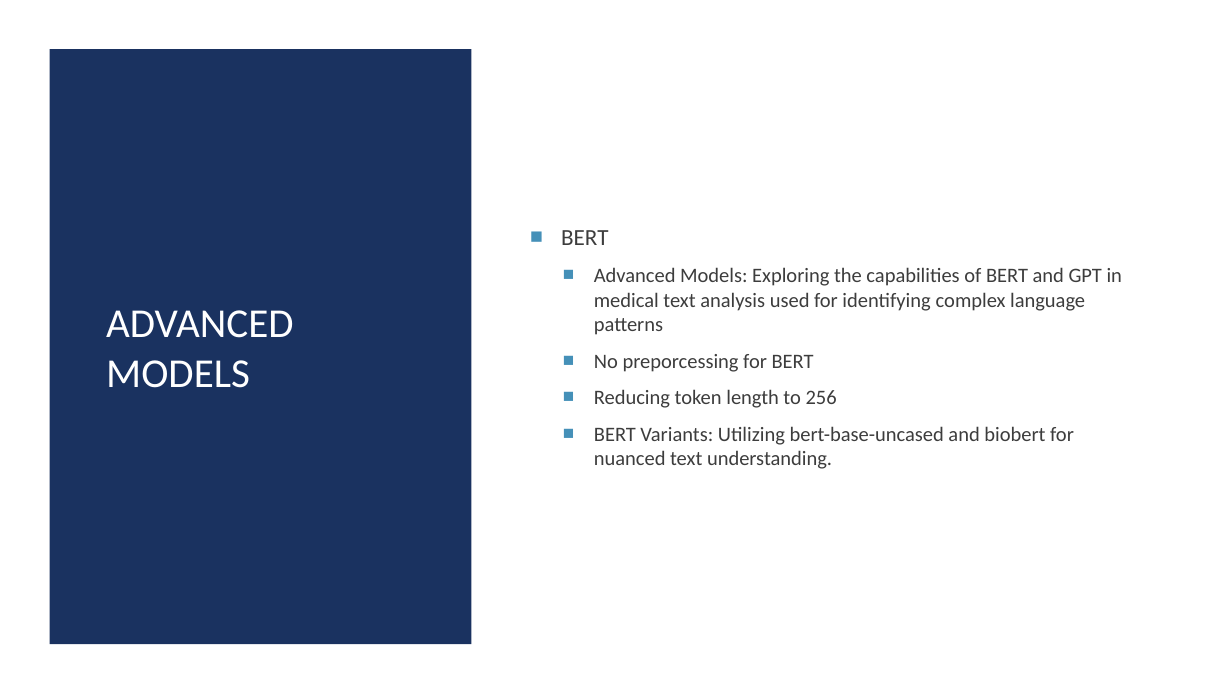
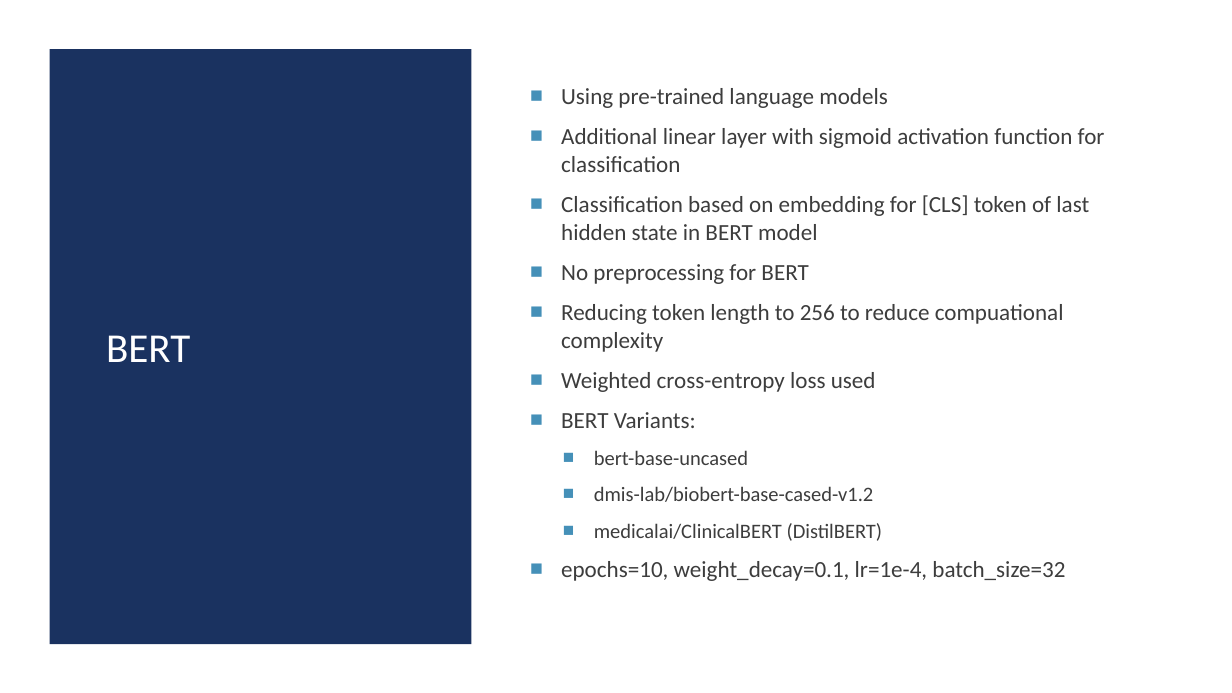
Before and after one commit to josefweibel/nlp-medical-project, a slide deck: slide 13 of presentations/Final Presentation.pptx (slide 12 before the commit). Drawn at 1232x693 pixels with LibreOffice and Linux fonts; fonts in the diff are those of the drawing. Boxes give left, top, right and bottom in pixels: in the first picture for what was removed or moved away, otherwise in the second. Text is boxed around its words. In the diff, an @@ line names an element or a change of style, - is before the commit and + after.

Commit message:
update final presentation

```diff
--- a/presentations/Final Presentation.pptx
+++ b/presentations/Final Presentation.pptx
@@ text at <box>561,88,1105,581</box>: text changed; size 16 to 18 pt @@
-■ BERT
-  ■ Advanced Models: Exploring the capabilities of BERT and GPT in medical text analysis used for identifying complex language patterns
-  ■ No preporcessing for BERT
-  ■ Reducing token length to 256
-  ■ BERT Variants: Utilizing bert-base-uncased and biobert for nuanced text understanding.
+■ Using pre-trained language models
+■ Additional linear layer with sigmoid activation function for classification
+■ Classification based on embedding for [CLS] token of last hidden state in BERT model
+■ No preprocessing for BERT
+■ Reducing token length to 256 to reduce compuational complexity
+■ Weighted cross-entropy loss used
+■ BERT Variants:
+  ■ bert-base-uncased
+  ■ dmis-lab/biobert-base-cased-v1.2
+  ■ medicalai/ClinicalBERT (DistilBERT)
+■ epochs=10, weight_decay=0.1, lr=1e-4, batch_size=32
@@ title at <box>106,335,190,362</box>: text changed @@
-ADVANCED MODELS
+BERT
```
Also in this commit, not shown: 14 other slides changed, 14 slides added, 1 slide removed, 2 other files.
